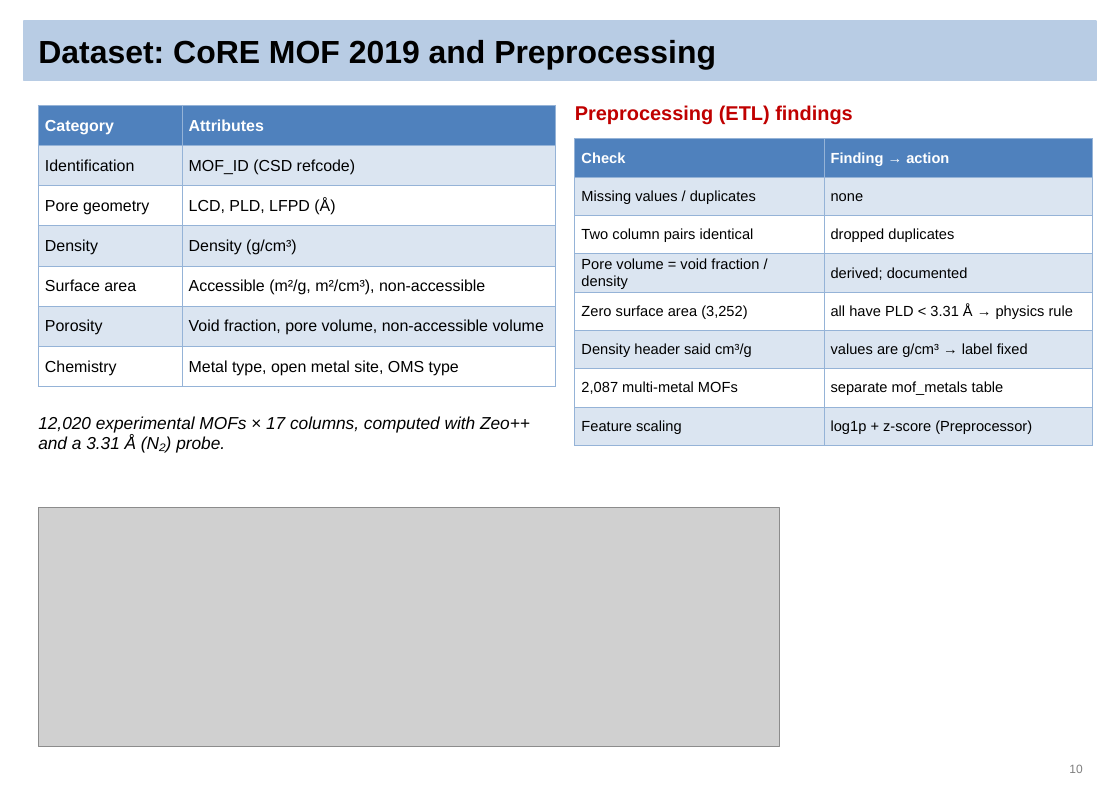
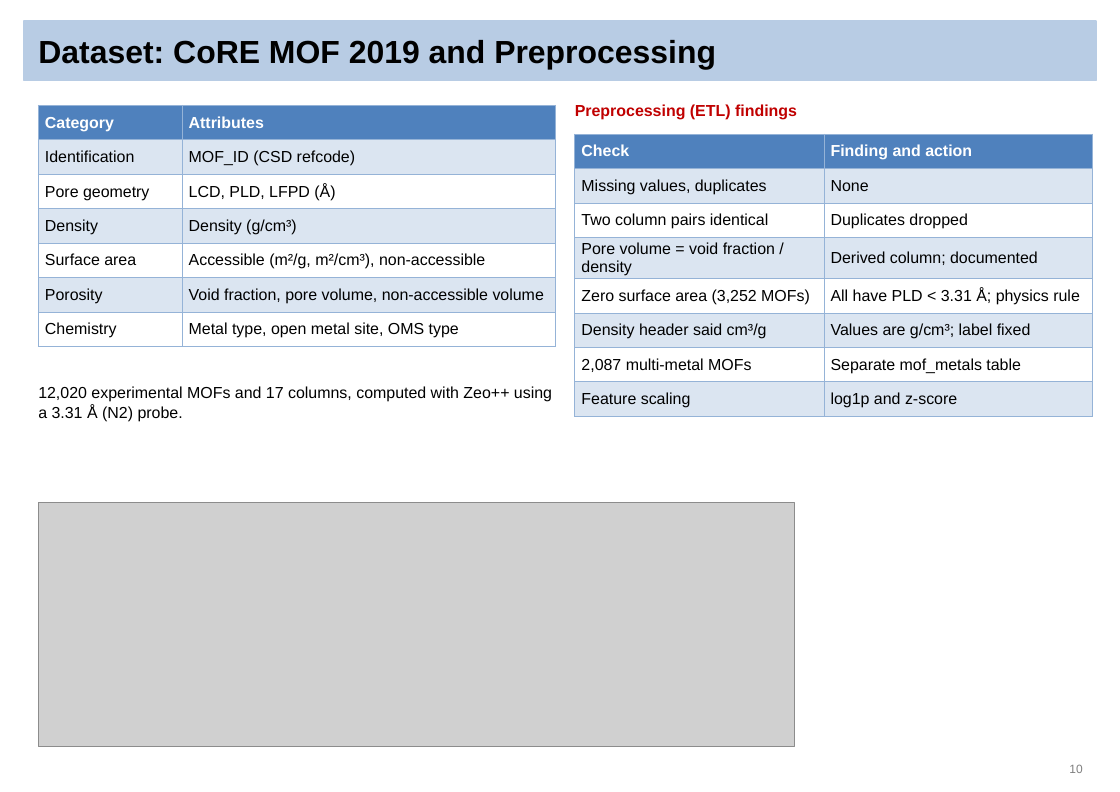
Before and after one commit to Sai-Mohith24/MOFChat-AI-Driven-Material-Recommendation-, a slide deck: slide 10 of reviews/final_review/MOFChat_Final_Review.pptx. Drawn at 1120x792 pixels with LibreOffice and Linux fonts; fonts in the diff are those of the drawing; grey boxes stand for pictures. Boxes give left, top, right and bottom in pixels: in the first picture for what was removed or moved away, otherwise in the second. Text is boxed around its words. In the diff, an @@ line names an element or a change of style, - is before the commit and + after.

```diff
--- a/reviews/final_review/MOFChat_Final_Review.pptx
+++ b/reviews/final_review/MOFChat_Final_Review.pptx
@@ table: place and size @@
-table at (38, 105, 556, 380)
+table at (38, 105, 556, 342)
@@ text "Preprocessing (ETL) findings" at (575, 104, 797, 120): size 15 to 12 pt @@
@@ table at (575, 134, 1092, 412) @@
-row 1, column 2: Finding → action
+row 1, column 2: Finding and action
-row 2, column 1: Missing values / duplicates
+row 2, column 1: Missing values, duplicates
-row 2, column 2: none
+row 2, column 2: None
-row 3, column 2: dropped duplicates
+row 3, column 2: Duplicates dropped
-row 4, column 2: derived; documented
+row 4, column 2: Derived column; documented
-row 5, column 1: Zero surface area (3,252)
+row 5, column 1: Zero surface area (3,252 MOFs)
-row 5, column 2: all have PLD < 3.31 Å → physics rule
+row 5, column 2: All have PLD < 3.31 Å; physics rule
-row 6, column 2: values are g/cm³ → label fixed
+row 6, column 2: Values are g/cm³; label fixed
-row 7, column 2: separate mof_metals table
+row 7, column 2: Separate mof_metals table
-row 8, column 2: log1p + z-score (Preprocessor)
+row 8, column 2: log1p and z-score
@@ size 11 to 12 pt in "Check", "Two column pairs identical", "Pore volume = void fraction / density", "Density header said cm³/g" and 2 more places @@
@@ table: place and size @@
-table at (575, 139, 1092, 438)
+table at (575, 134, 1092, 412)
@@ text at (38, 386, 552, 422): text changed; size 13 to 12 pt; italic off @@
-12,020 experimental MOFs × 17 columns, computed with Zeo++ and a 3.31 Å (N₂) probe.
+12,020 experimental MOFs and 17 columns, computed with Zeo++ using a 3.31 Å (N2) probe.
@@ picture: place and size @@
-picture at (38, 508, 780, 747)
+picture at (38, 503, 794, 747)
```
Also in this commit, not shown: 33 other slides changed, 2 slides added, 1 slide removed, 3 other files.
